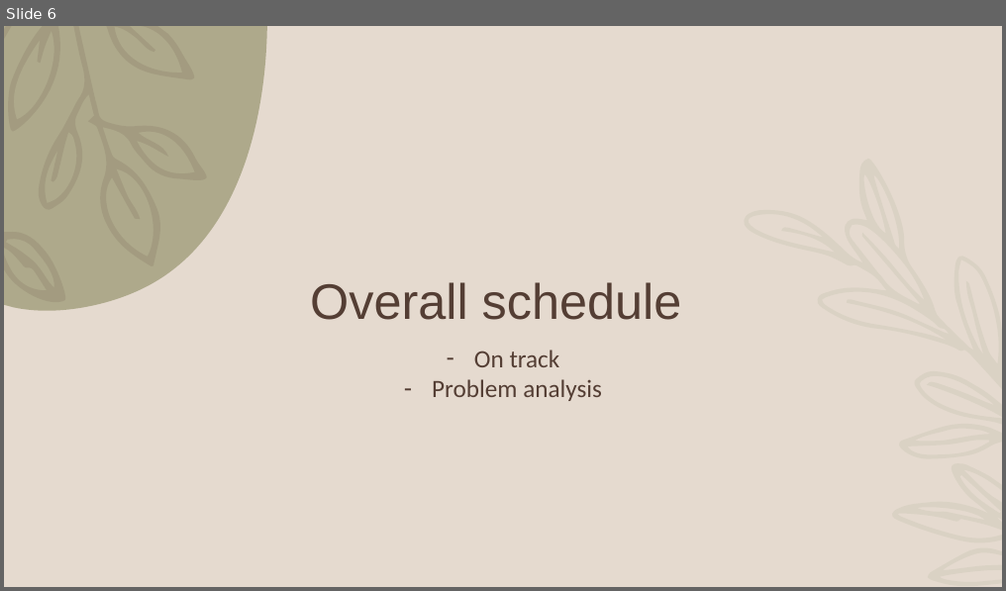
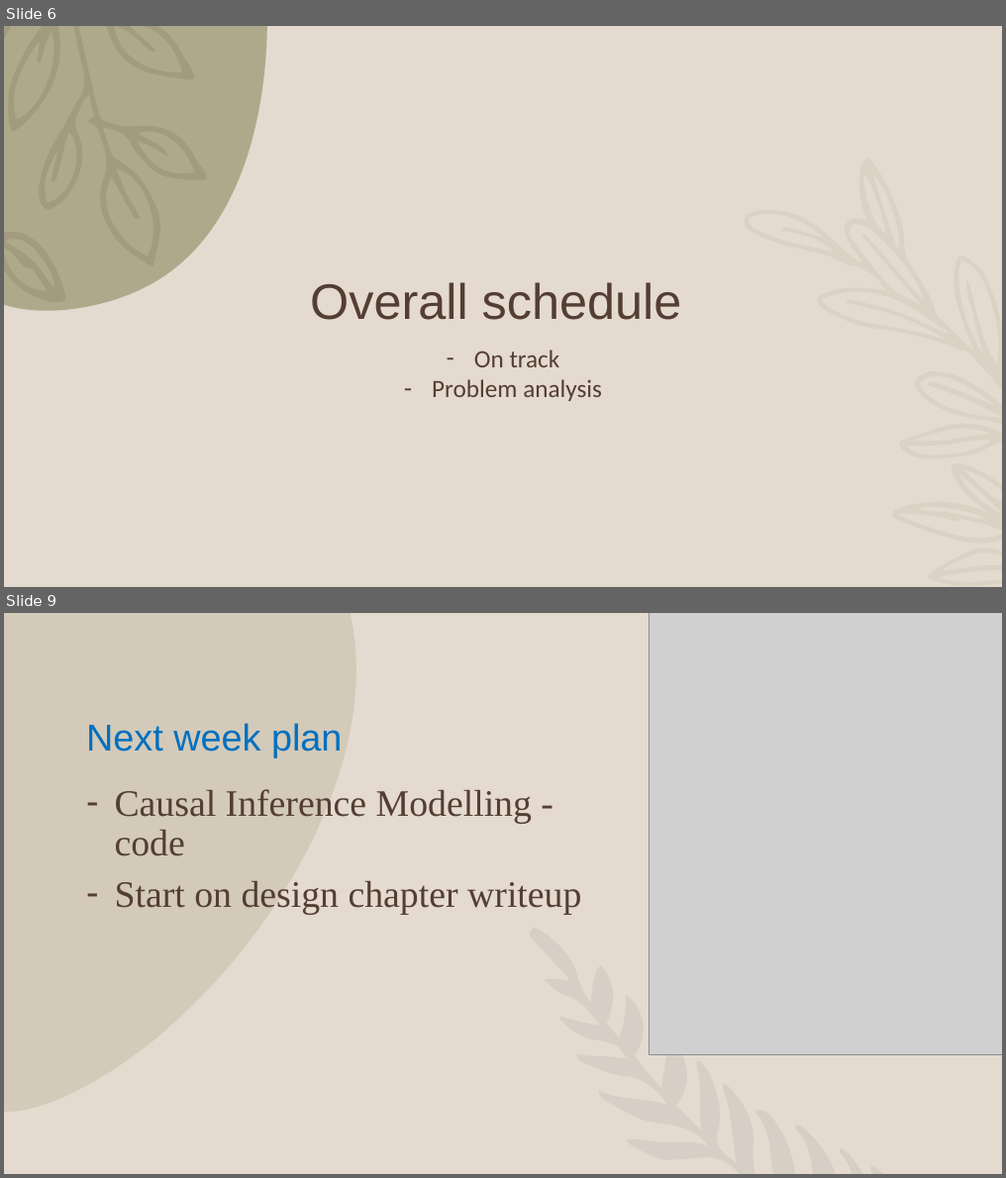
Before and after one commit to GraceWangui/bayesian-causal-analysis, a slide deck: Presentations/MSC DISSERTATION Presentations.pptx. Shown one above the other, each under a label of ours: slide 6 before the commit, slides 6 and 9 after it; the slides between them are not shown. The pictures are 1006x591 and 1006x1178 pixels, drawn with LibreOffice and Linux fonts; fonts in the diff are those of the drawing; grey boxes stand for pictures; background and template pictures are left out. Boxes give left, top, right and bottom in pixels: in the first picture for what was removed or moved away, otherwise in the second. Text is boxed around its words. In the diff, an @@ line names an element or a change of style, - is before the commit and + after.

Commit message:
feat : bayesian inference base model

```diff
--- a/Presentations/MSC DISSERTATION Presentations.pptx
+++ b/Presentations/MSC DISSERTATION Presentations.pptx
@@ slide 9 added at [4, 613, 1002, 1174], background #E5DACF @@
@@ freeform shape added at [4, 613, 356, 1112], fill #A09D79 at 25% opacity @@
@@ picture added at [648, 613, 1002, 1056] @@
@@ title added at [86, 723, 342, 758], 36 pt, text #0070C0 @@
+Next week plan
@@ text added at [115, 789, 581, 915], 36 pt, text #543E34 @@
+– Causal Inference Modelling - code
+– Start on design chapter writeup
@@ freeform shape added at [529, 928, 884, 1174], fill #5D6A76 at 10% opacity @@
```
Also in this commit, not shown: 3 slides changed, 4 other slides added, 5 slides removed, 7 other files.
